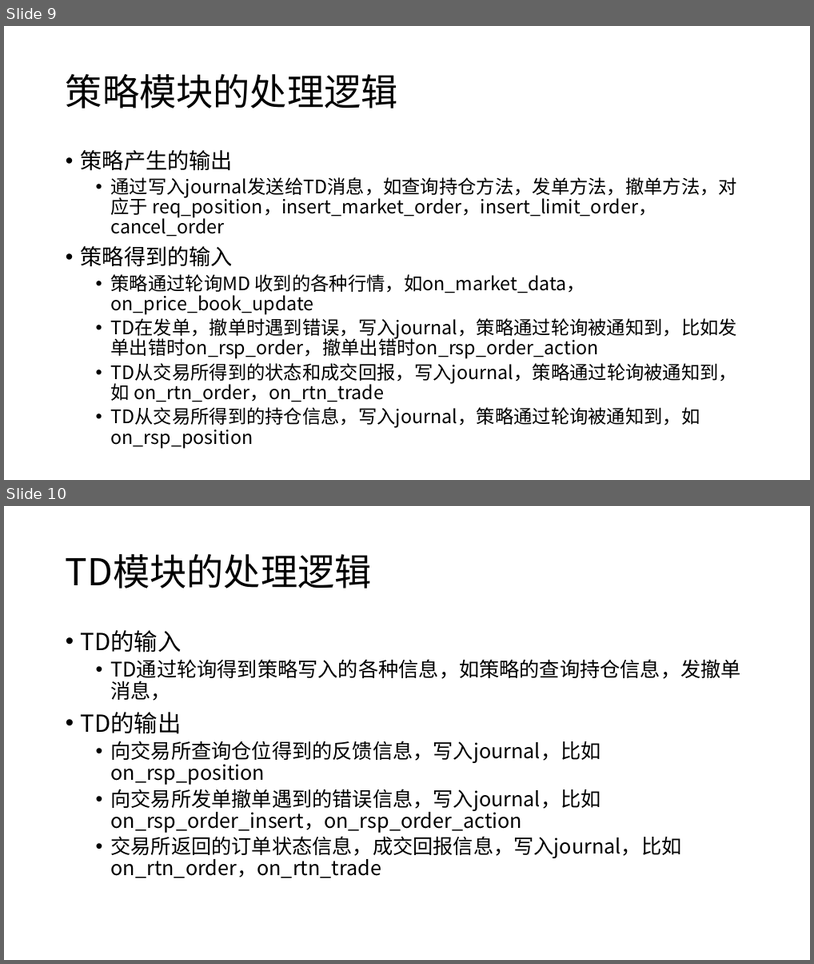
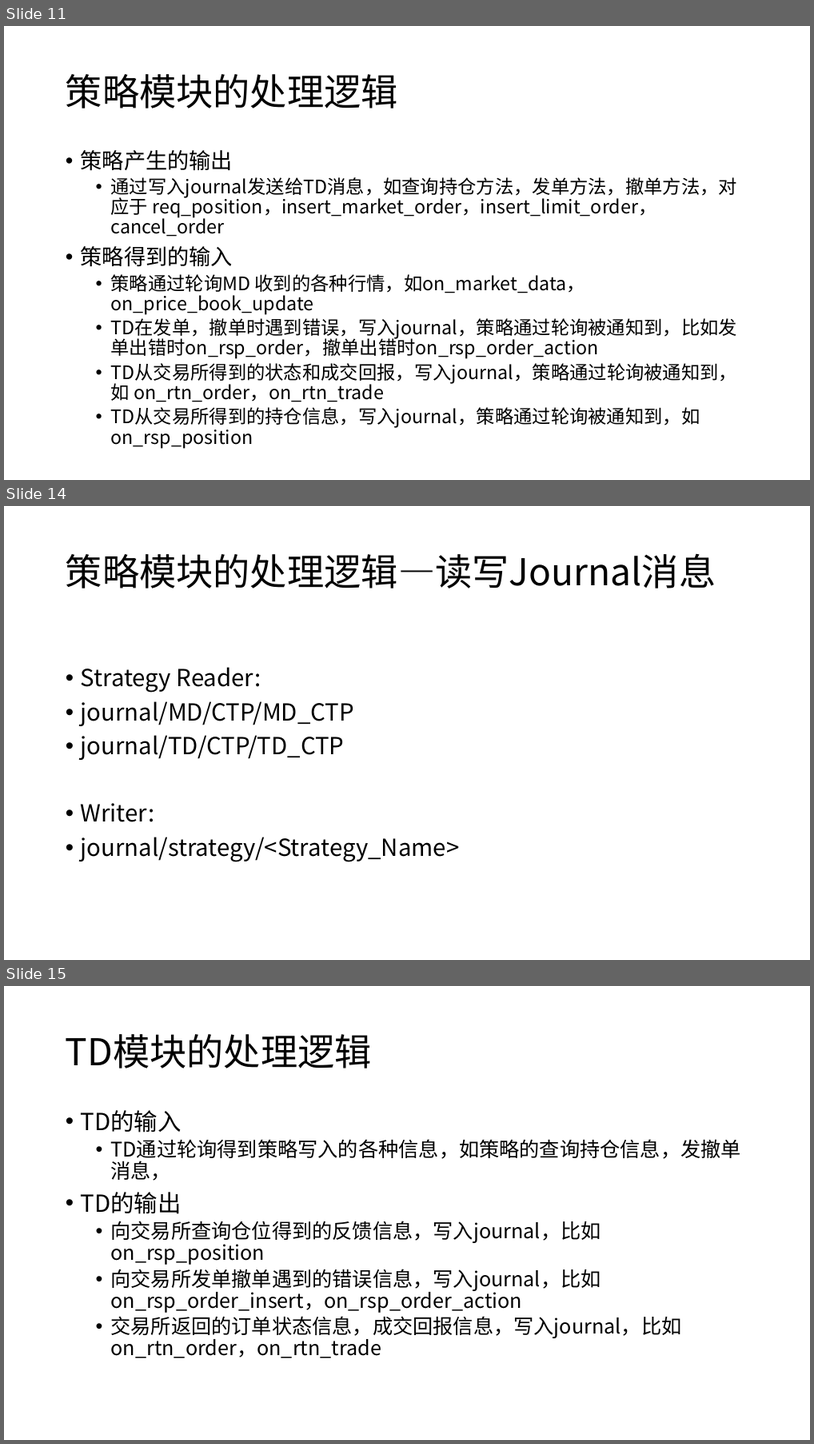
Before and after one commit to qingtiandalaoye/useful_doc, a slide deck: 虚拟货币跨交易所高频交易系统.pptx. Shown one above the other, each under a label of ours: slides 9 and 10 before the commit, slides 11, 14 and 15 after it; the slides between them are not shown. The pictures are 814x964 and 814x1444 pixels, drawn with LibreOffice and Linux fonts; fonts in the diff are those of the drawing. Boxes give left, top, right and bottom in pixels: in the first picture for what was removed or moved away, otherwise in the second. Text is boxed around its words. In the diff, an @@ line names an element or a change of style, - is before the commit and + after.

Commit message:
add Journal desc of CTP MD,TD,Strategy

```diff
--- a/虚拟货币跨交易所高频交易系统.pptx
+++ b/虚拟货币跨交易所高频交易系统.pptx
@@ slide 14 added at [4,506,810,960], background #FFFFFF @@
@@ title added at [66,554,716,588], 44 pt, text #000000 @@
+策略模块的处理逻辑—读写Journal消息
@@ text added at [81,667,460,862], 28 pt, text #000000 @@
+• Strategy Reader:
+• journal/MD/CTP/MD_CTP
+• journal/TD/CTP/TD_CTP
+• Writer:
+• journal/strategy/<Strategy_Name>
@@ what was slide 9 is now slide 11 @@
@@ what was slide 10 is now slide 15 @@
```
Also in this commit, not shown: 1 slide changed, 10 other slides added.
